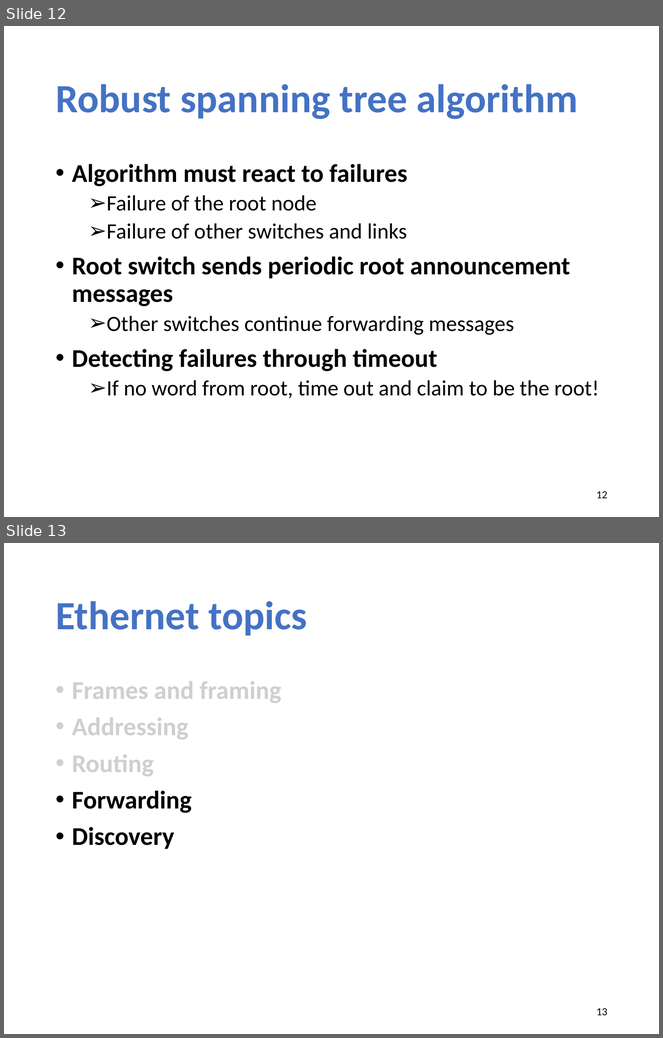
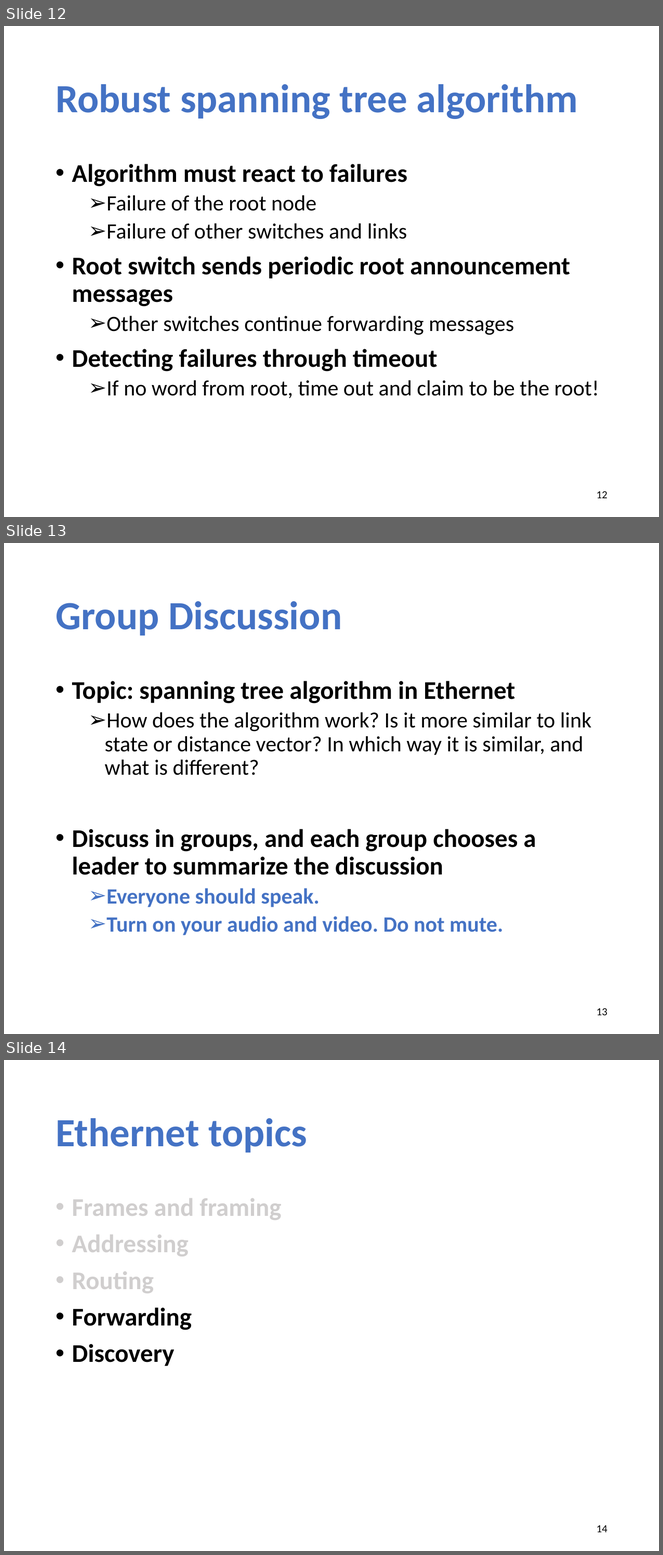
Before and after one commit to xinjin/course-net, a slide deck: slides/lec18_LAN.pptx. Shown one above the other, each under a label of ours: slides 12 and 13 before the commit, slides 12, 13 and 14 after it. The pictures are 663x1038 and 663x1555 pixels, drawn with LibreOffice and Linux fonts; fonts in the diff are those of the drawing. Boxes give left, top, right and bottom in pixels: in the first picture for what was removed or moved away, otherwise in the second. Text is boxed around its words. In the diff, an @@ line names an element or a change of style, - is before the commit and + after.

```diff
--- a/slides/lec18_LAN.pptx
+++ b/slides/lec18_LAN.pptx
@@ slide 13 added at (4,543,659,1034), background #FFFFFF @@
@@ title added at (55,601,342,636), 44 pt, text #4472C4, bold @@
+Group Discussion
@@ text added at (72,681,592,936), 24 pt, text #000000, bold @@
+• Topic: spanning tree algorithm in Ethernet
+  ➢ How does the algorithm work? Is it more similar to link state or distance vector? In which way it is similar, and what is different?
+• Discuss in groups, and each group chooses a leader to summarize the discussion
+  ➢ Everyone should speak.
+  ➢ Turn on your audio and video. Do not mute.
@@ page number added at (597,1008,608,1016), 12 pt, text #000000 @@
+13
@@ what was slide 13 is now slide 14 @@
@@ page number at (597,1525,608,1533): text changed @@
-13
+14
```
Also in this commit, not shown: 5 slides changed, 3 other files.
